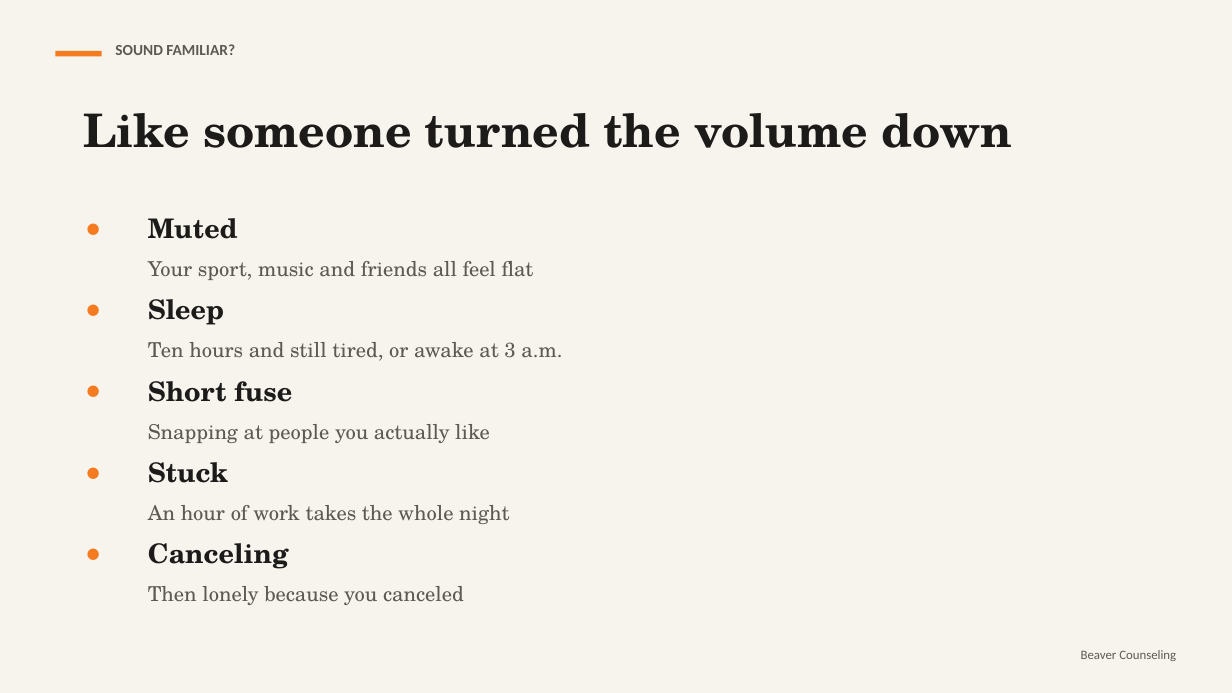
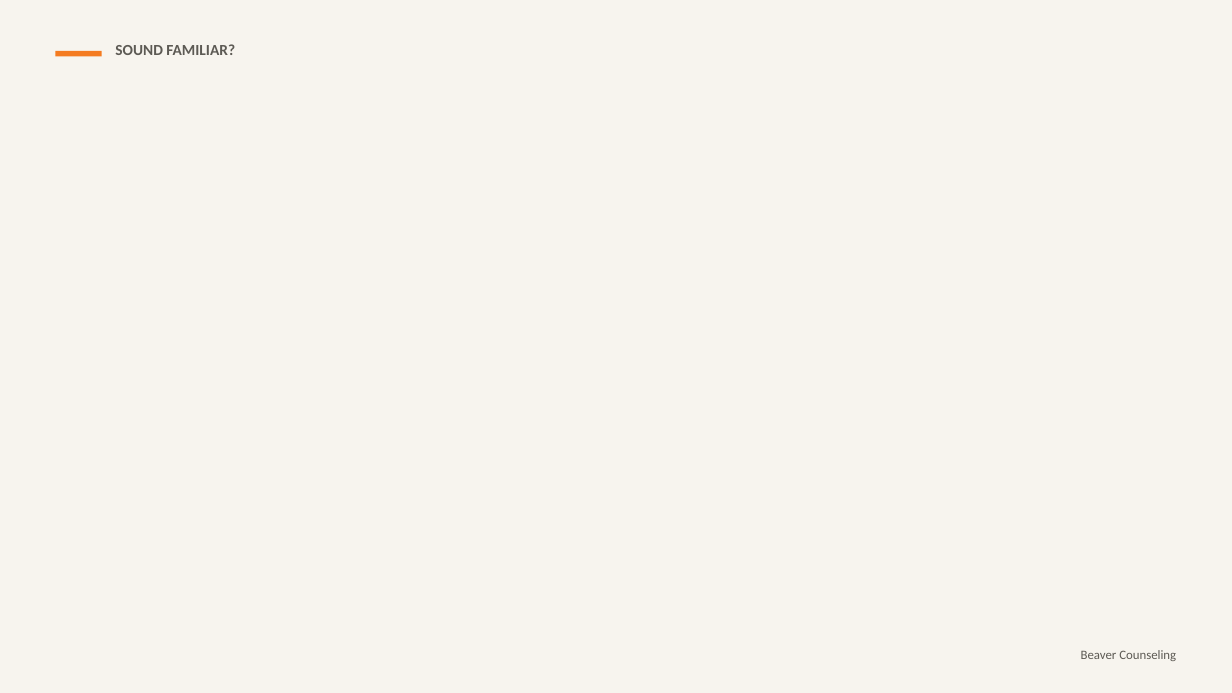
Before and after one commit to rmwtoolkit/bcds-toolkit, a slide deck: slide 4 of decks/when-everything-feels-heavy-lesson-v2.pptx (slide 3 before the commit). Drawn at 1232x693 pixels with LibreOffice and Linux fonts; fonts in the diff are those of the drawing; background and template pictures are left out. Boxes give left, top, right and bottom in pixels: in the first picture for what was removed or moved away, otherwise in the second. Text is boxed around its words. In the diff, an @@ line names an element or a change of style, - is before the commit and + after.

```diff
--- a/decks/when-everything-feels-heavy-lesson-v2.pptx
+++ b/decks/when-everything-feels-heavy-lesson-v2.pptx
@@ text removed at (83, 113, 1012, 148) @@
-Like someone turned the volume down
@@ text removed at (83, 208, 139, 289) @@
-•
@@ text removed at (148, 218, 534, 280) @@
-Muted
-Your sport, music and friends all feel flat
@@ text removed at (83, 289, 139, 371) @@
-•
@@ text removed at (148, 299, 562, 361) @@
-Sleep
-Ten hours and still tired, or awake at 3 a.m.
@@ text removed at (83, 371, 139, 452) @@
-•
@@ text removed at (148, 381, 490, 443) @@
-Short fuse
-Snapping at people you actually like
@@ text removed at (83, 452, 139, 533) @@
-•
@@ text removed at (148, 462, 509, 524) @@
-Stuck
-An hour of work takes the whole night
@@ text removed at (83, 533, 139, 615) @@
-•
@@ text removed at (148, 543, 464, 605) @@
-Canceling
-Then lonely because you canceled
```
Also in this commit, not shown: 7 other slides changed, 20 slides added, 1 slide removed, 8 other files.
